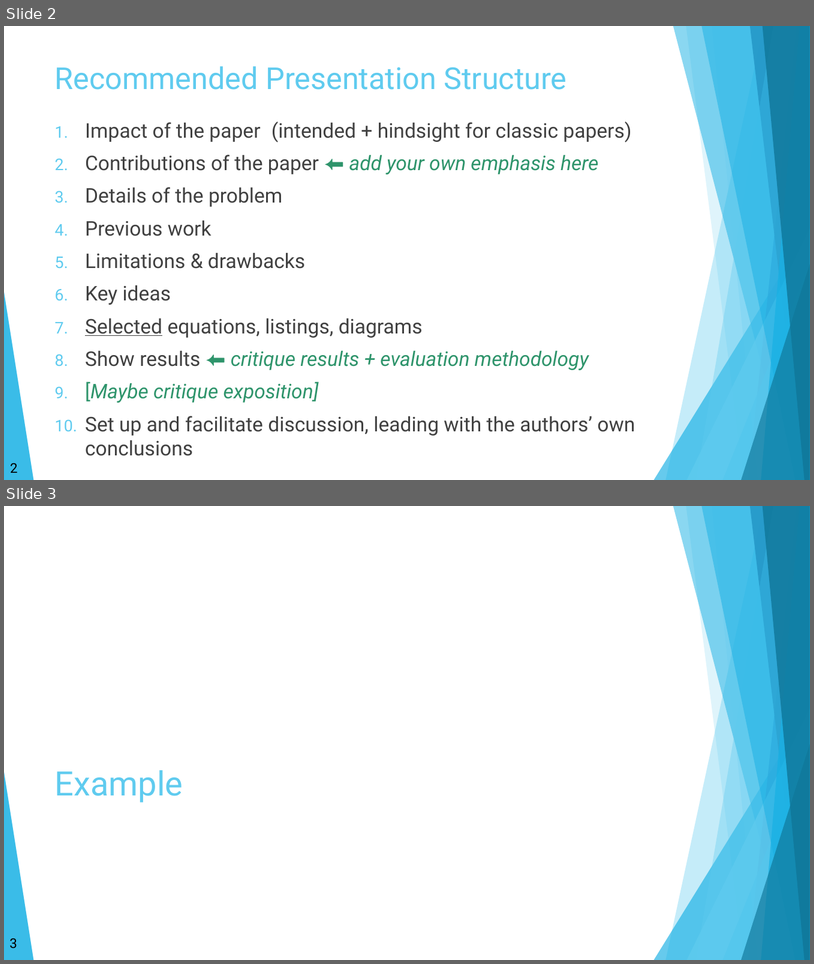
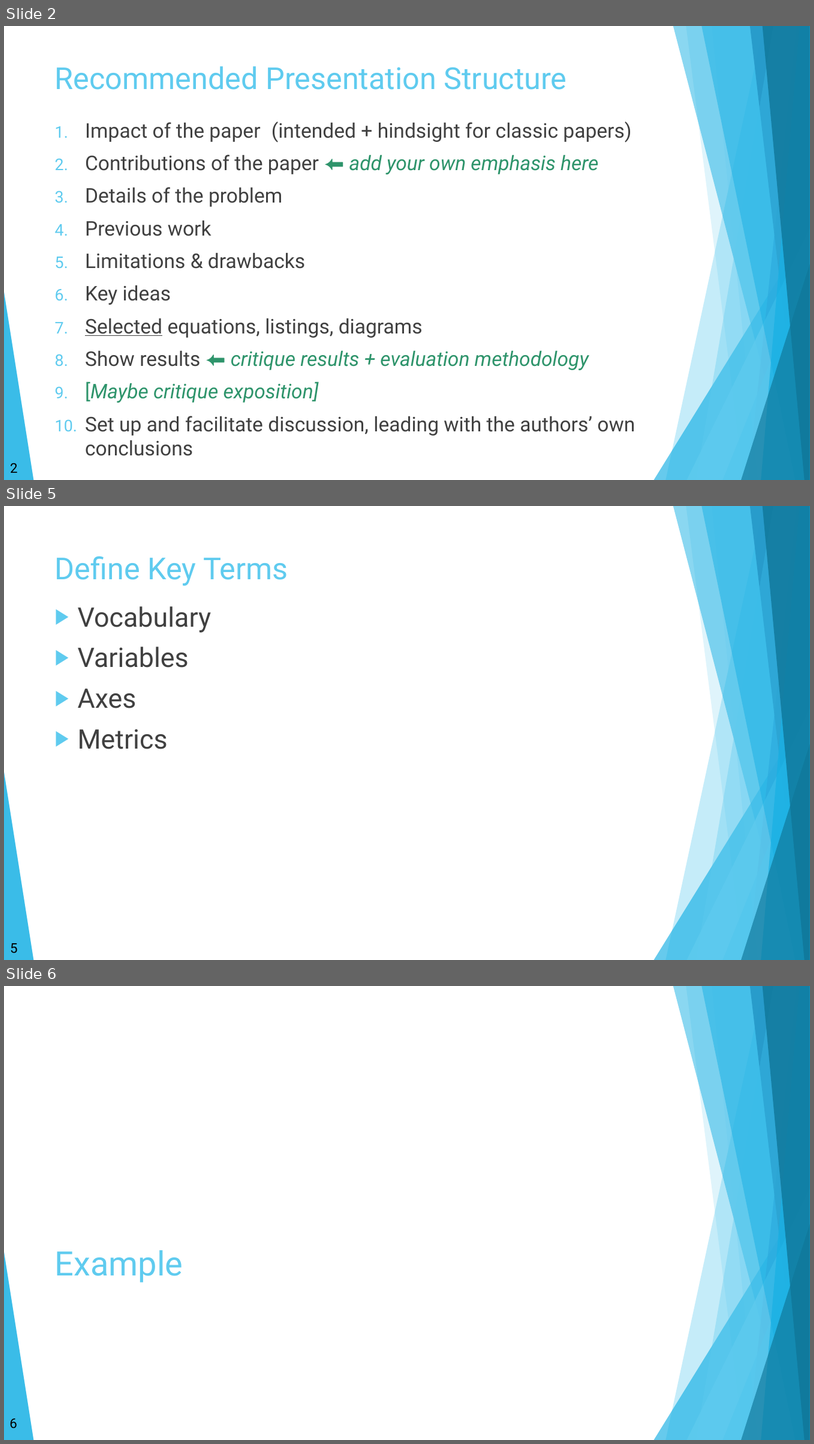
Before and after one commit to morgan3d/advanced-ray-tracing-course, a slide deck: present-research.pptx. Shown one above the other, each under a label of ours: slides 2 and 3 before the commit, slides 2, 5 and 6 after it; the slides between them are not shown. The pictures are 814x964 and 814x1444 pixels, drawn with LibreOffice and Linux fonts; fonts in the diff are those of the drawing. Boxes give left, top, right and bottom in pixels: in the first picture for what was removed or moved away, otherwise in the second. Text is boxed around its words. In the diff, an @@ line names an element or a change of style, - is before the commit and + after.

```diff
--- a/present-research.pptx
+++ b/present-research.pptx
@@ slide 5 added at box(4, 506, 810, 960), background #FFFFFF; not listed: 16 template elements that a slide beside it also shows @@
@@ title added at box(55, 556, 288, 586), 36 pt, text #5FCBEF @@
+Define Key Terms
@@ text added at box(78, 606, 212, 749), 32 pt, text #404040 @@
+▶ Vocabulary
+▶ Variables
+▶ Axes
+▶ Metrics
@@ page number added at box(10, 943, 18, 953), 16 pt, text #000000 @@
+5
@@ what was slide 3 is now slide 6 @@
@@ page number at box(9, 1418, 17, 1428): text changed @@
-3
+6
```
Also in this commit, not shown: 3 other slides added.
